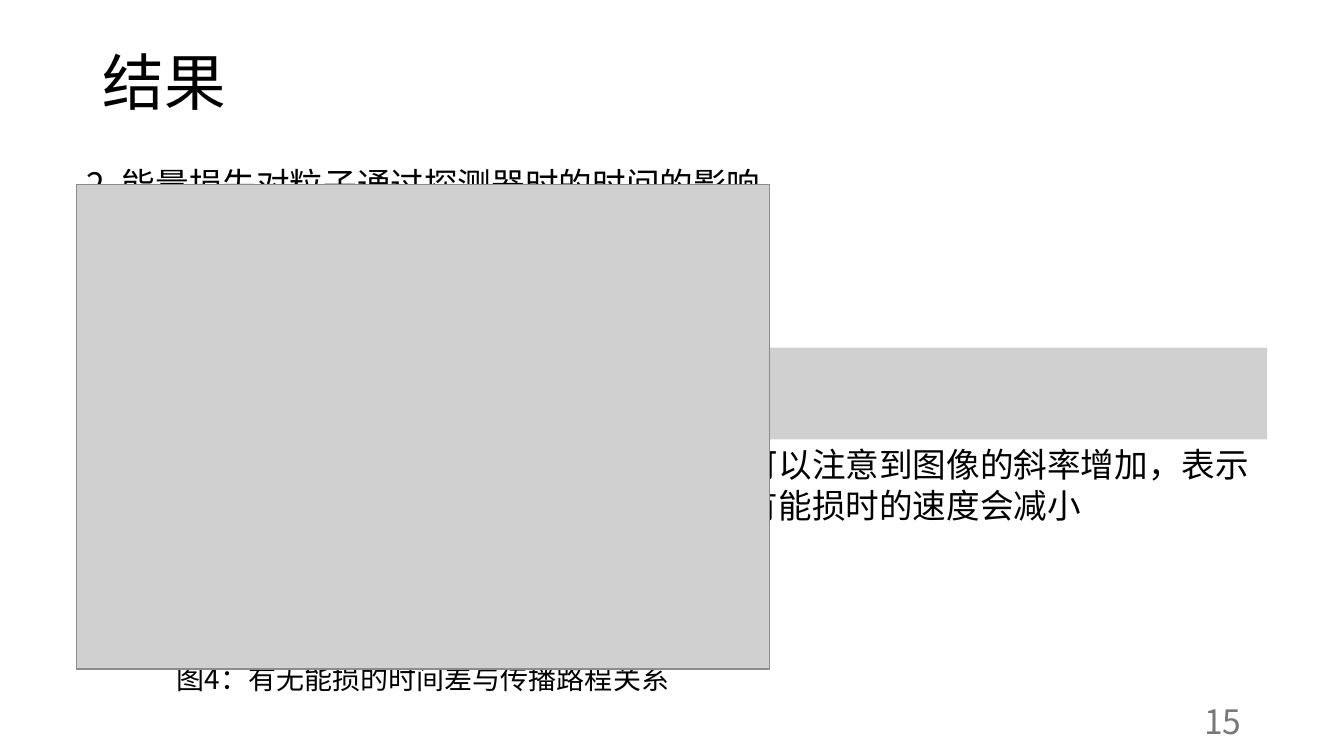
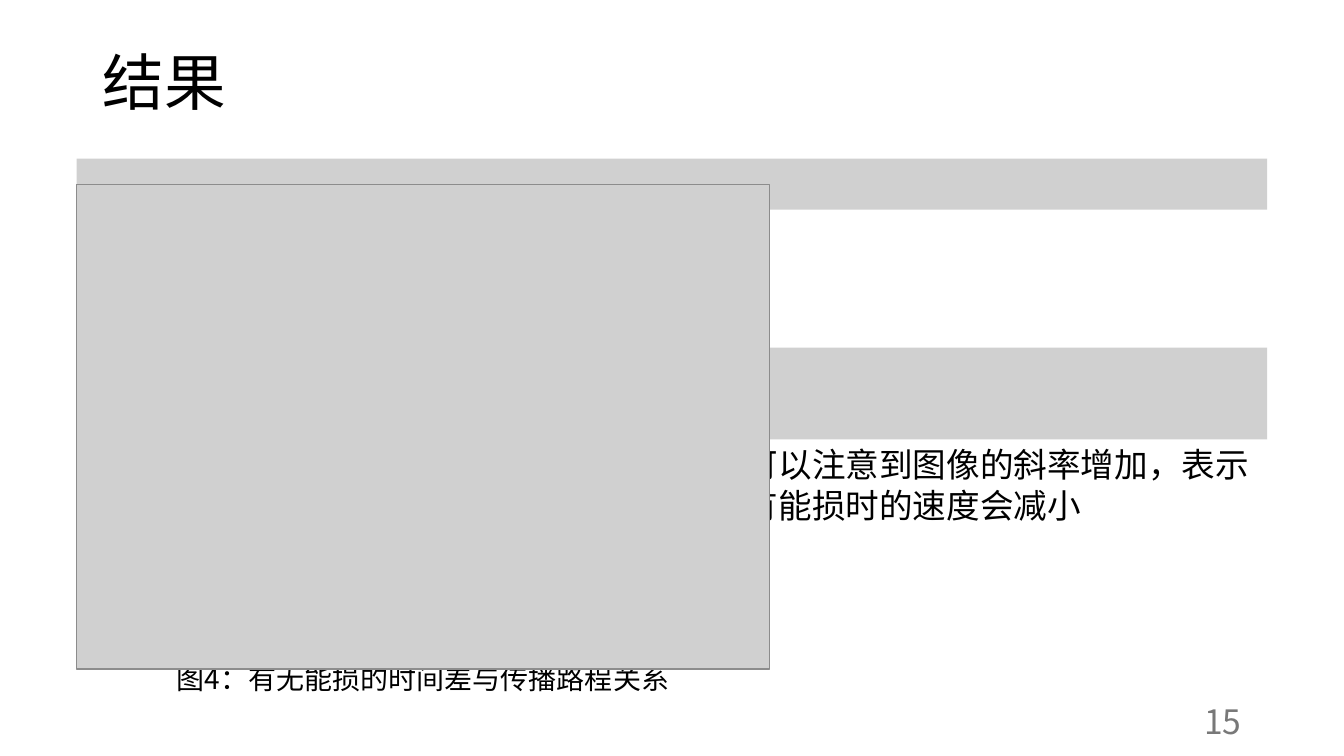
Before and after one commit to abwuge/capstoneProject, a slide deck: slide 15 of presentation/Stage：零磁场垂直入射线性重建.pptx. Drawn at 1344x756 pixels with LibreOffice and Linux fonts; fonts in the diff are those of the drawing; grey boxes stand for pictures. Boxes give left, top, right and bottom in pixels: in the first picture for what was removed or moved away, otherwise in the second. Text is boxed around its words. In the diff, an @@ line names an element or a change of style, - is before the commit and + after.

```diff
--- a/presentation/Stage：零磁场垂直入射线性重建.pptx
+++ b/presentation/Stage：零磁场垂直入射线性重建.pptx
@@ picture added at <box>77,158,1267,209</box> @@
@@ text removed at <box>86,162,760,185</box> @@
-2. 能量损失对粒子通过探测器时的时间的影响
```
Also in this commit, not shown: 4 other slides changed, 3 other files.
